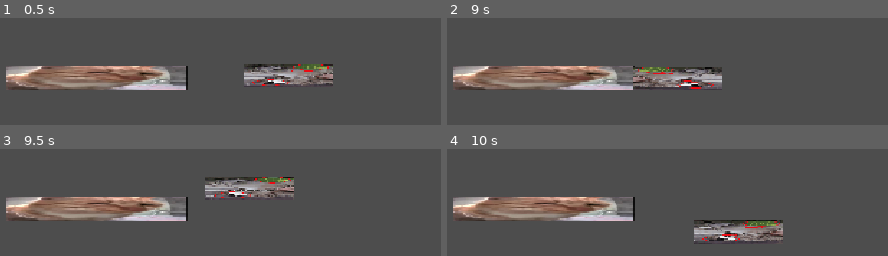
Above: before the commit, frames 1-4 (two rows, left to right).
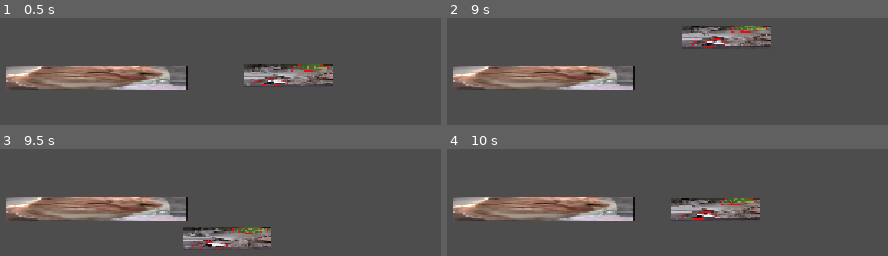
Above: after the commit, the same moments.

Repository: waffle-around/murphys-law
Game: Godot game, scene res://davisTesting(noGirlsAllowed).tscn
Same seed, same stepped clock (60 frames per second), same inputs: the game is played once before the commit and once after it.
Inputs:
- Up to frame 1 (0.5 s): no input
- Up to frame 2 (9 s): tap Enter (ui_accept) at 0.5, 0.77, 1.52, 3.02, 3.77, 4.52, 6.02, 6.77, 7.52 s; hold Right (ui_right) 0.53-2.03 s; hold Left (ui_left) 2.03-2.78 s; hold Right (ui_right) 2.78-4.28 s; hold Left (ui_left) 4.28-5.03 s; hold Right (ui_right) 5.03-5.78 s; hold Left (ui_left) 5.78-7.28 s; hold Right (ui_right) from 7.28 s (still down)
- Up to frame 3 (9.5 s): keep holding Right (ui_right); tap Enter (ui_accept) at 9.02 s
- Up to frame 4 (10 s): release Right (ui_right) at 9.53 s; hold Left (ui_left) from 9.53 s (still down); tap Enter (ui_accept) at 9.77 s

Frame 1 is identical in both runs. In frame 2, 6.7% of the frame differs, in the area x 42-74%, y 7-68%; in frame 3, 6.4%; in frame 4, 6.8%, in the area x 50-77%, y 45-89%.

Commit message:
resizing collider

Diff:
--- a/game objects/Enemy_test.tscn
+++ b/game objects/Enemy_test.tscn
@@ -4,7 +4,7 @@
 [ext_resource type="Script" uid="uid://bj4l25ca6xm4m" path="res://scripts/enemy_test.gd" id="1_jon38"]
 
 [sub_resource type="RectangleShape2D" id="RectangleShape2D_velac"]
-size = Vector2(284.44446, 59.259277)
+size = Vector2(276.6667, 59.259277)
 
 [sub_resource type="RectangleShape2D" id="RectangleShape2D_pnlk3"]
 size = Vector2(256, 68)
@@ -17,7 +17,7 @@
 texture = ExtResource("1_4yup4")
 
 [node name="feet" type="CollisionShape2D" parent="." unique_id=361123421]
-position = Vector2(0, 30.000002)
+position = Vector2(-0.50000155, 30.000002)
 scale = Vector2(0.9, 0.135)
 shape = SubResource("RectangleShape2D_velac")
 
